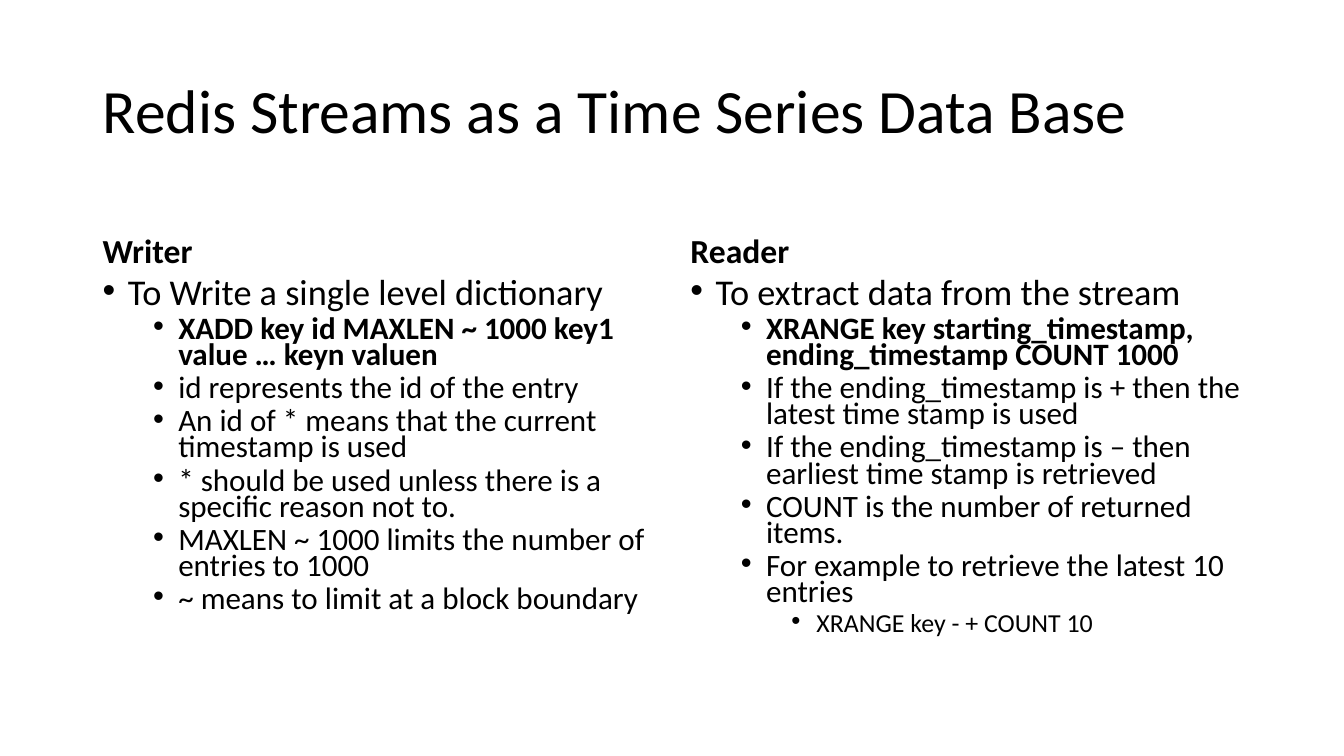
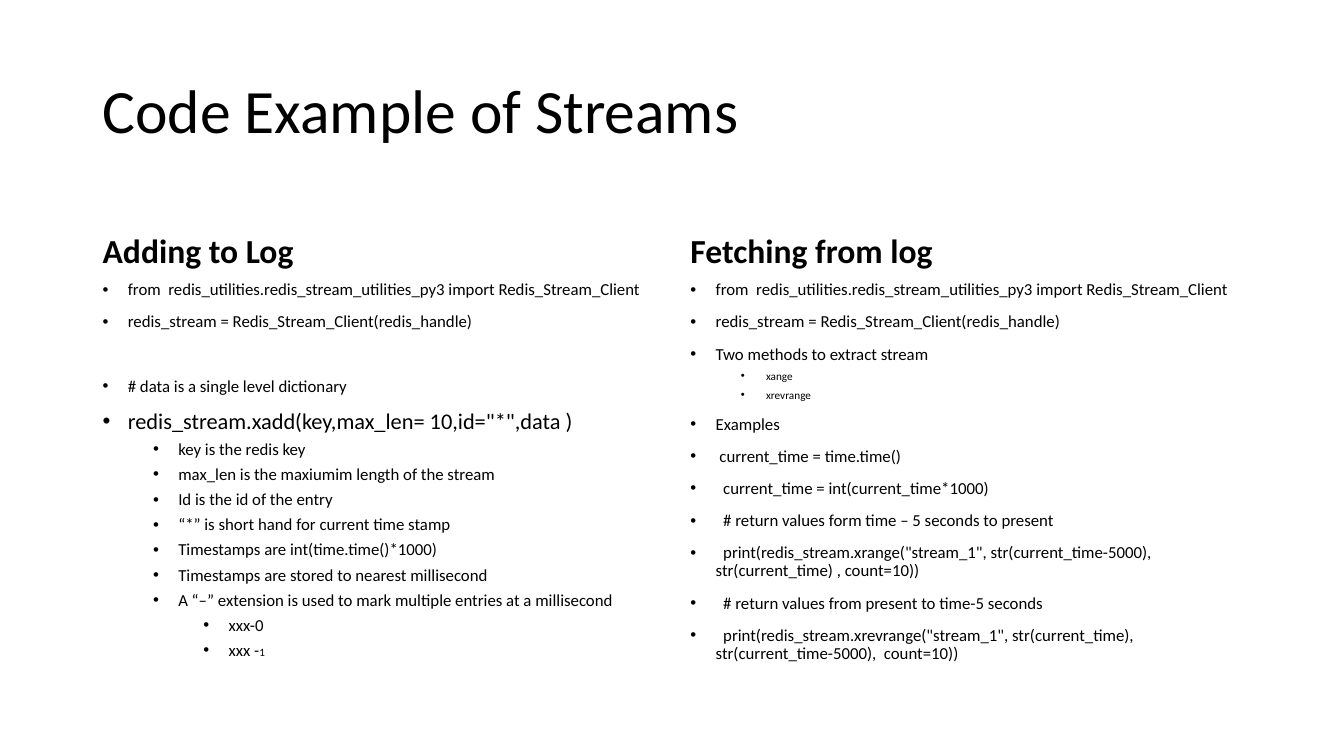
Before and after one commit to NanoDataCenter/nano_data_center, a slide deck: slide 20 of presentations/session_2/Redis Data Base.pptx (slide 18 before the commit). Drawn at 1344x756 pixels with LibreOffice and Linux fonts; fonts in the diff are those of the drawing. Boxes give left, top, right and bottom in pixels: in the first picture for what was removed or moved away, otherwise in the second. Text is boxed around its words. In the diff, an @@ line names an element or a change of style, - is before the commit and + after.

```diff
--- a/presentations/session_2/Redis Data Base.pptx
+++ b/presentations/session_2/Redis Data Base.pptx
@@ title at (103, 90, 738, 143): text changed @@
-Redis Streams as a Time Series Data Base
+Code Example of Streams
@@ text at (103, 239, 294, 269): text changed @@
-Writer
+Adding to Log
@@ text at (690, 239, 932, 269): text changed @@
-Reader
+Fetching from log
@@ text at (128, 283, 640, 656): text changed; size 22.2 to 12 pt @@
-• To Write a single level dictionary
-  • XADD key id MAXLEN ~ 1000 key1 value … keyn valuen
-  • id represents the id of the entry
-  • An id of * means that the current timestamp is used
-  • * should be used unless there is a specific reason not to.
-  • MAXLEN ~ 1000 limits the number of entries to 1000
-  • ~ means to limit at a block boundary
+• from redis_utilities.redis_stream_utilities_py3 import Redis_Stream_Client
+• redis_stream = Redis_Stream_Client(redis_handle)
+• # data is a single level dictionary
+• redis_stream.xadd(key,max_len= 10,id="*",data )
+  • key is the redis key
+  • max_len is the maxiumim length of the stream
+  • Id is the id of the entry
+  • “*” is short hand for current time stamp
+  • Timestamps are int(time.time()*1000)
+  • Timestamps are stored to nearest millisecond
+  • A “–” extension is used to mark multiple entries at a millisecond
+    • xxx-0
+    • xxx -1
@@ text at (716, 283, 1227, 662): text changed; size 22.2 to 12 pt @@
-• To extract data from the stream
-  • XRANGE key starting_timestamp, ending_timestamp COUNT 1000
-  • If the ending_timestamp is + then the latest time stamp is used
-  • If the ending_timestamp is – then earliest time stamp is retrieved
-  • COUNT is the number of returned items.
-  • For example to retrieve the latest 10 entries
-    • XRANGE key - + COUNT 10
+• from redis_utilities.redis_stream_utilities_py3 import Redis_Stream_Client
+• redis_stream = Redis_Stream_Client(redis_handle)
+• Two methods to extract stream
+  • xange
+  • xrevrange
+• Examples
+• current_time = time.time()
+• current_time = int(current_time*1000)
+• # return values form time – 5 seconds to present
+• print(redis_stream.xrange("stream_1", str(current_time-5000), str(current_time) , count=10))
+• # return values from present to time-5 seconds
+• print(redis_stream.xrevrange("stream_1", str(current_time), str(current_time-5000), count=10))
```
Also in this commit, not shown: 4 other slides changed, 17 slides added, 15 slides removed, 19 other files.
